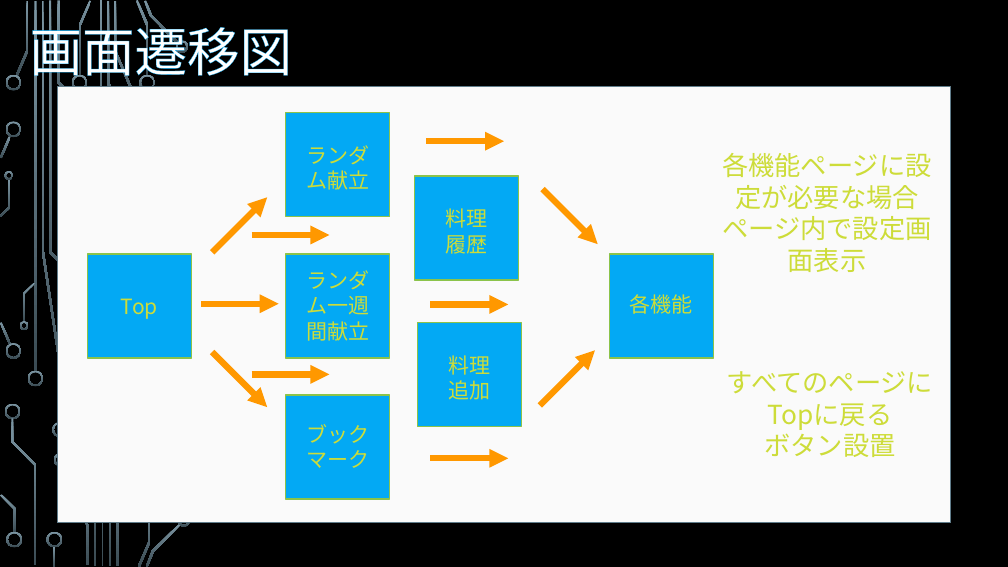
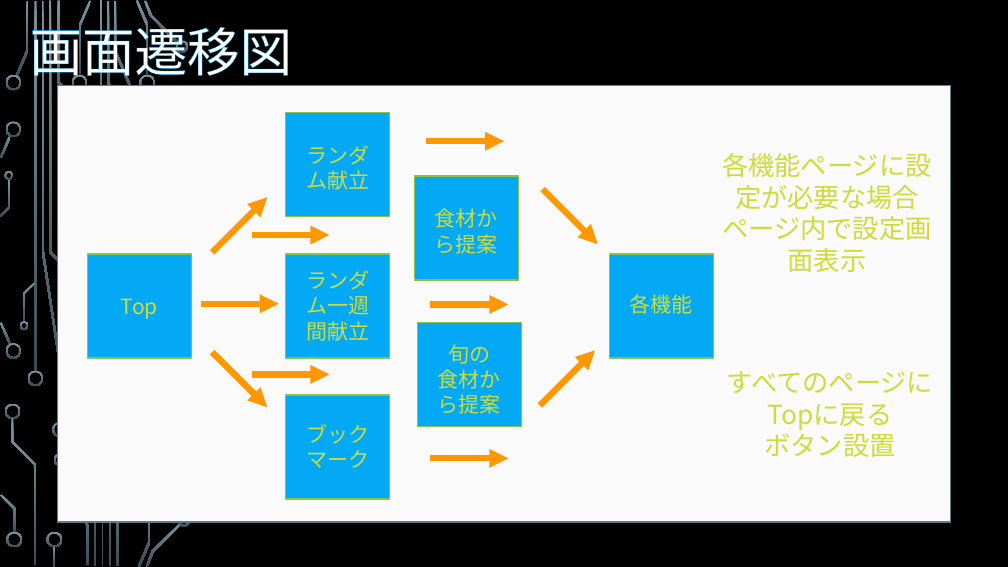
Before and after one commit to Simulaclia/MenuSuggester, a slide deck: slide 6 of doc/ER/献提 -MenuSuggester-.pptx (slide 5 before the commit). Drawn at 1008x567 pixels with LibreOffice and Linux fonts; fonts in the diff are those of the drawing; background and template pictures are left out. Boxes give left, top, right and bottom in pixels: in the first picture for what was removed or moved away, otherwise in the second. Text is boxed around its words. In the diff, an @@ line names an element or a change of style, - is before the commit and + after.

```diff
--- a/doc/ER/献提 -MenuSuggester-.pptx
+++ b/doc/ER/献提 -MenuSuggester-.pptx
@@ text at bbox=[435, 208, 498, 254]: text changed @@
-料理
-履歴
+食材から提案
@@ text at bbox=[438, 344, 501, 414]: text changed @@
-料理
-追加
+旬の
+食材から提案
```
Also in this commit, not shown: 4 other slides changed, 8 slides added, 1 other file.
